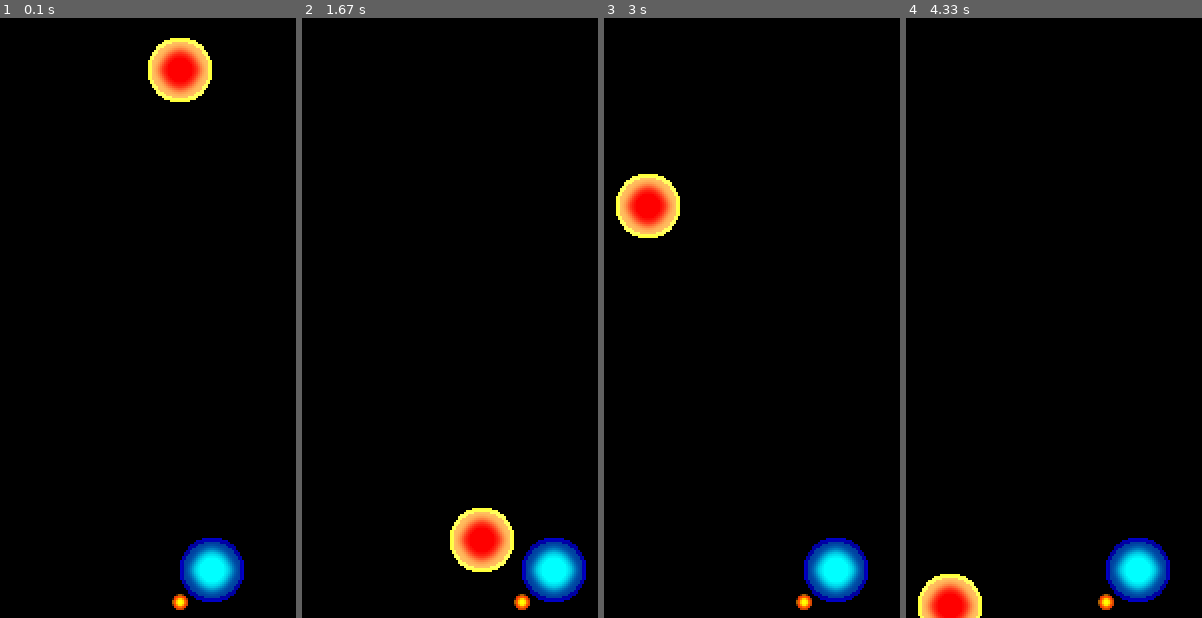
Above: before the commit, frames 1-4 (left to right).
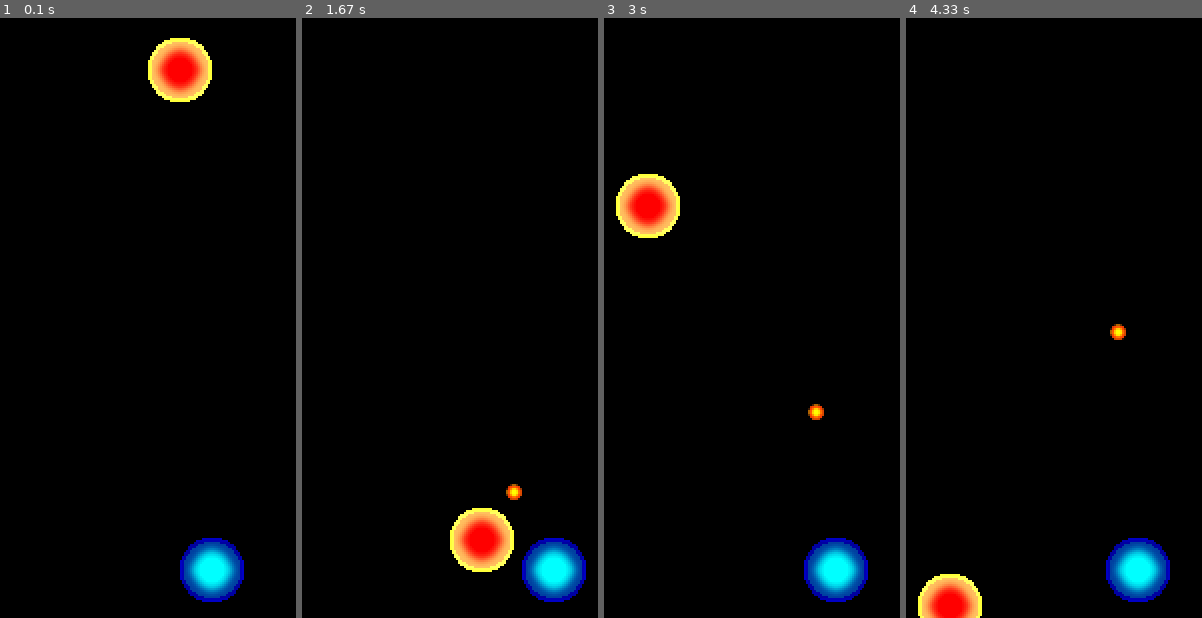
Above: after the commit, the same moments.

Repository: camcon/PyArcade
Game: pygame game, started from arcade/arcade.py
The game is run twice, just before and just after one commit, with the same random seed, the same clock (stepped at 60 frames per second) and the same inputs. The source is Python 2; it was converted automatically to run under Python 3.
Inputs:
- Up to frame 1 (0.1 s): no input
- Up to frame 2 (1.67 s): tap Space at 0.33, 0.73, 1.03, 1.23, 1.53 s; hold Right 0.67-1.13 s; hold Right 1.17-1.63 s
- Up to frame 3 (3 s): hold Left 1.67-2.2 s; tap Space at 1.73, 2.03, 2.3, 2.6, 2.73 s; hold Left 2.23-2.63 s; hold Right from 2.67 s (still down)
- Up to frame 4 (4.33 s): tap Space at 3.03, 3.4, 3.7, 3.9, 4.2 s; release Right at 3.3 s; hold Left 3.33-3.8 s; hold Right 3.83-4.3 s

The runs differ from the first frame. In frame 1, 0.1% of the frame differs, in the area x 58-64%, y 96-99%; in frame 2, 0.2%, in the area x 68-78%, y 77-99%; in frame 3, 0.2%; in frame 4, 0.2%.

Commit message:
Shooting Mechanic
Got the shooting to work but you can only shoot one time. Need to get it
to work where you will shoot as fast as you can press it. Also, you stop
moving when the space button is pressed. Could fix it by not using the
direction variable to check the shot.

Diff:
--- a/arcade/arcade.py
+++ b/arcade/arcade.py
@@ -20,11 +20,13 @@
 bGuyY = 0
 bGuyX = (width/2) - 16
 
+gShotX = imgx
+gShotY = imgy
+
 key = 'null'
 pixMove = 5
 fps = 30
-gShotVisible = False
-checkShot = False
+gGuyShoot = False
 
 fpsTime = pygame.time.Clock()
 
@@ -44,7 +46,13 @@
             elif event.key == K_SPACE:
                 direction = 'shot'
         elif event.type == KEYUP:
-            direction = 'null'
+            if event.key == K_LEFT:
+                direction = 'null'
+            elif event.key == K_RIGHT:
+                direction = 'null'
+            elif event.key == K_SPACE:
+                direction = direction
+                gGuyShoot = False
     return direction
 
 def bGuyMoveDown(bGuyX,bGuyY, pixMove):
@@ -62,15 +70,12 @@
 def bGuyDraw(bguy, bGuyX, bGuyY):
     if bGuyY < height:
         setDisplay.blit(bguy, (bGuyX, bGuyY))
-def drawGShot(imgx, imgy):
-    gShotX = imgx - 16
-    gShotY = imgy + 16
-    gShotVisible = True
-    setDisplay.blit(gShot, (gShotX, gShotY))#the +/- centers the start position
-    return gShotVisible #returns boolean to check and see if the shot is drawn for the main function to see
-def gShotMoveUp(gShotY,pixMove):
-    pixMove = 5
-    return gShotY - pixMove
+def gShotDrawAndMove(gShot, x, y):
+    if y > 0:
+        setDisplay.blit(gShot, (x,y))
+
+    return y - 1
+
 
 
 while True:
@@ -84,17 +89,17 @@
     elif key == 'left' and imgx > 0:
         imgx -= pixMove
     elif key == 'shot':
-        checkShot = True #need to set this to false after 'space' is let go
+       gGuyShoot = True
 
-    drawGShot(imgx, imgy) #checks to see if the shot is drawn
+
     playerDraw(img, imgx,imgy)
-    gShotMoveUp(imgy, pixMove)#Doesn't actually move up yet
+
 
     if(bGuyY > height + 32):
        bGuyX = random.randrange(0, width)
 
-    if (checkShot == True):
-        gShotMoveUp(imgy+16, pixMove)
+    if gGuyShoot == True:
+         gShotY = gShotDrawAndMove(gShot, gShotX,gShotY)
 
     bGuyDraw(bguy, bGuyX, bGuyY) #Need to Allow random x positions
 
